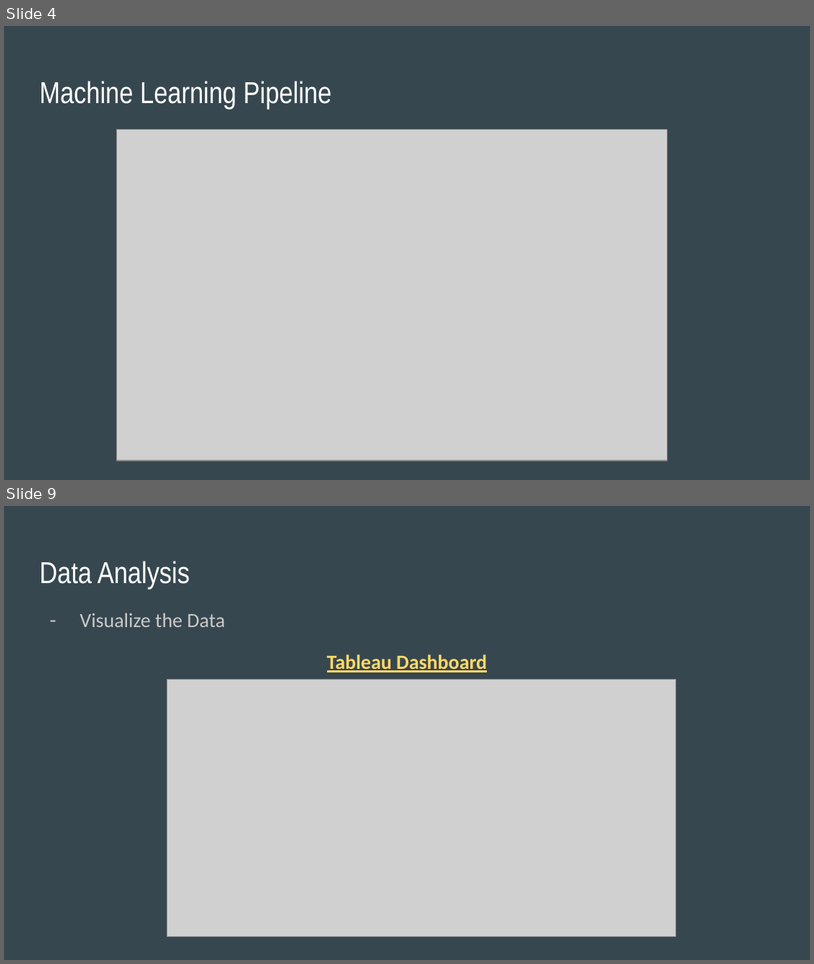
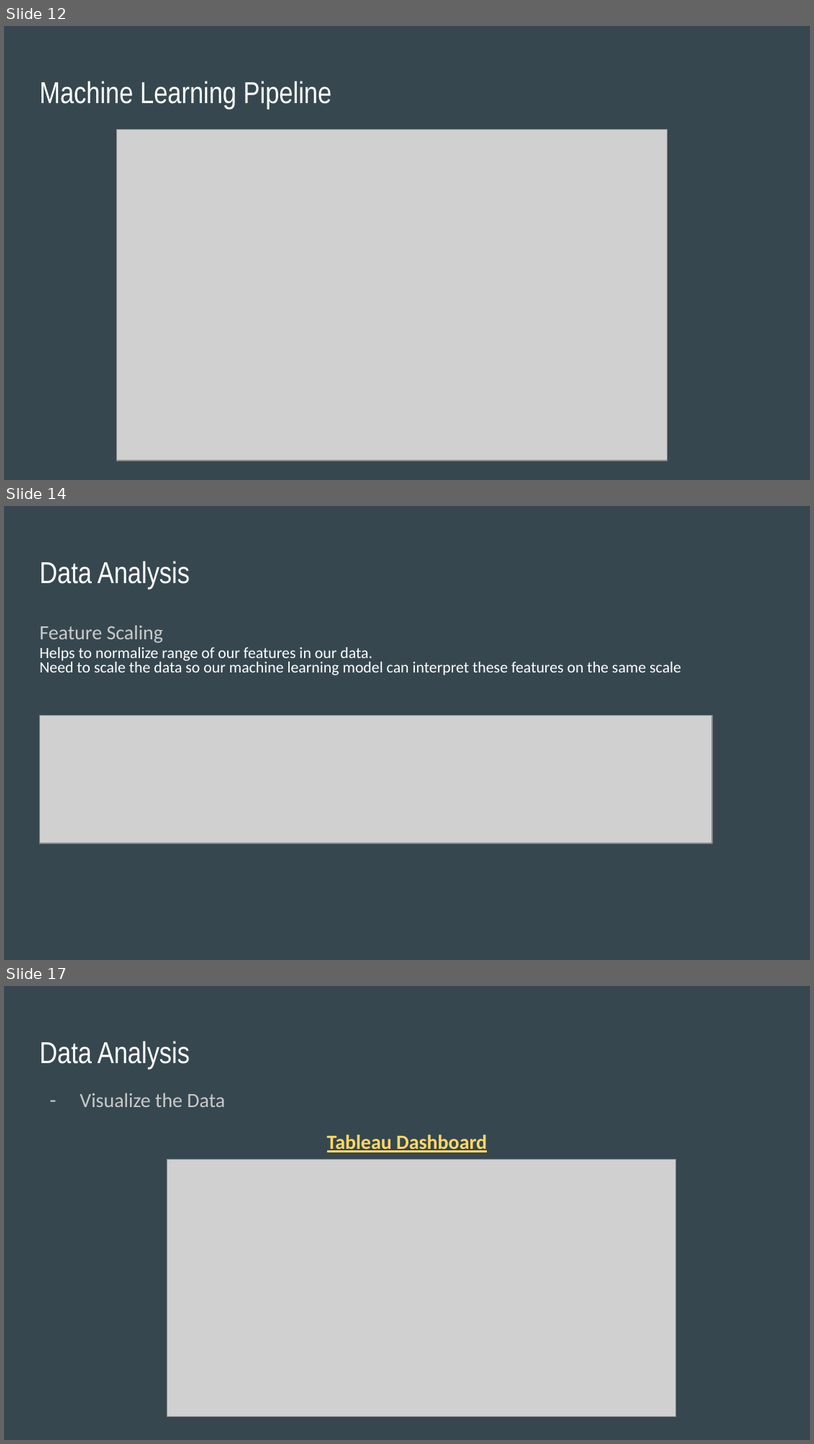
Before and after one commit to daniduce/Final-Project, a slide deck: Weather Patterns.pptx. Shown one above the other, each under a label of ours: slides 4 and 9 before the commit, slides 12, 14 and 17 after it; the slides between them are not shown. The pictures are 814x964 and 814x1444 pixels, drawn with LibreOffice and Linux fonts; fonts in the diff are those of the drawing; grey boxes stand for pictures. Boxes give left, top, right and bottom in pixels: in the first picture for what was removed or moved away, otherwise in the second. Text is boxed around its words. In the diff, an @@ line names an element or a change of style, - is before the commit and + after.

```diff
--- a/Weather Patterns.pptx
+++ b/Weather Patterns.pptx
@@ slide 14 added at (4,506,810,960), background #37474F @@
@@ title added at (39,561,190,590), 27 pt, text #FFFFFF @@
+Data Analysis
@@ text added at (39,625,682,675), 14 pt, text #FFFFFF @@
+Feature Scaling
+Helps to normalize range of our features in our data.
+Need to scale the data so our machine learning model can interpret these features on the same scale
@@ picture added at (39,716,712,843) @@
@@ what was slide 4 is now slide 12 @@
@@ what was slide 9 is now slide 17 @@
```
Also in this commit, not shown: 6 slides changed, 6 other slides added, 2 slides removed.
